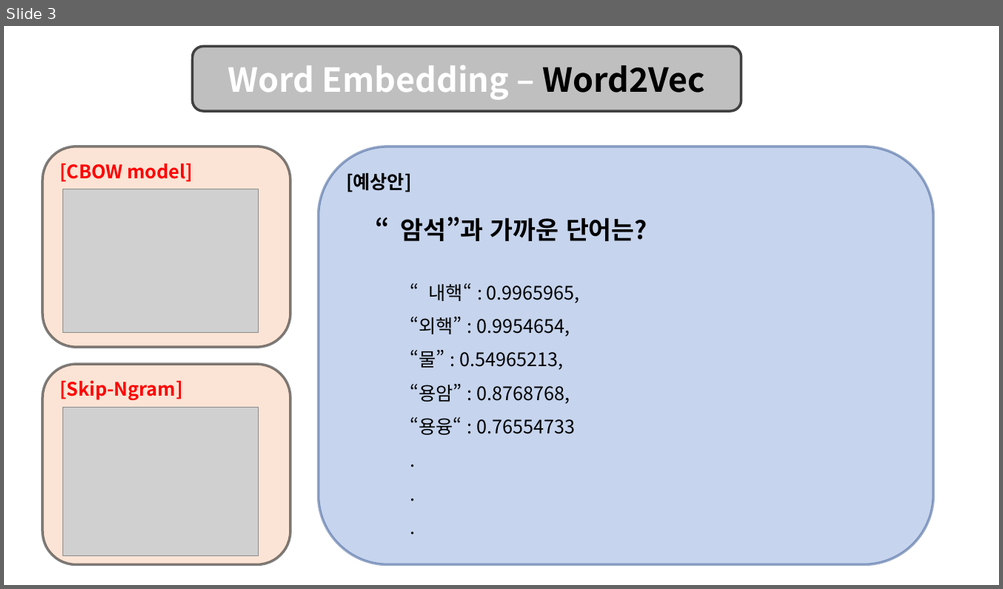
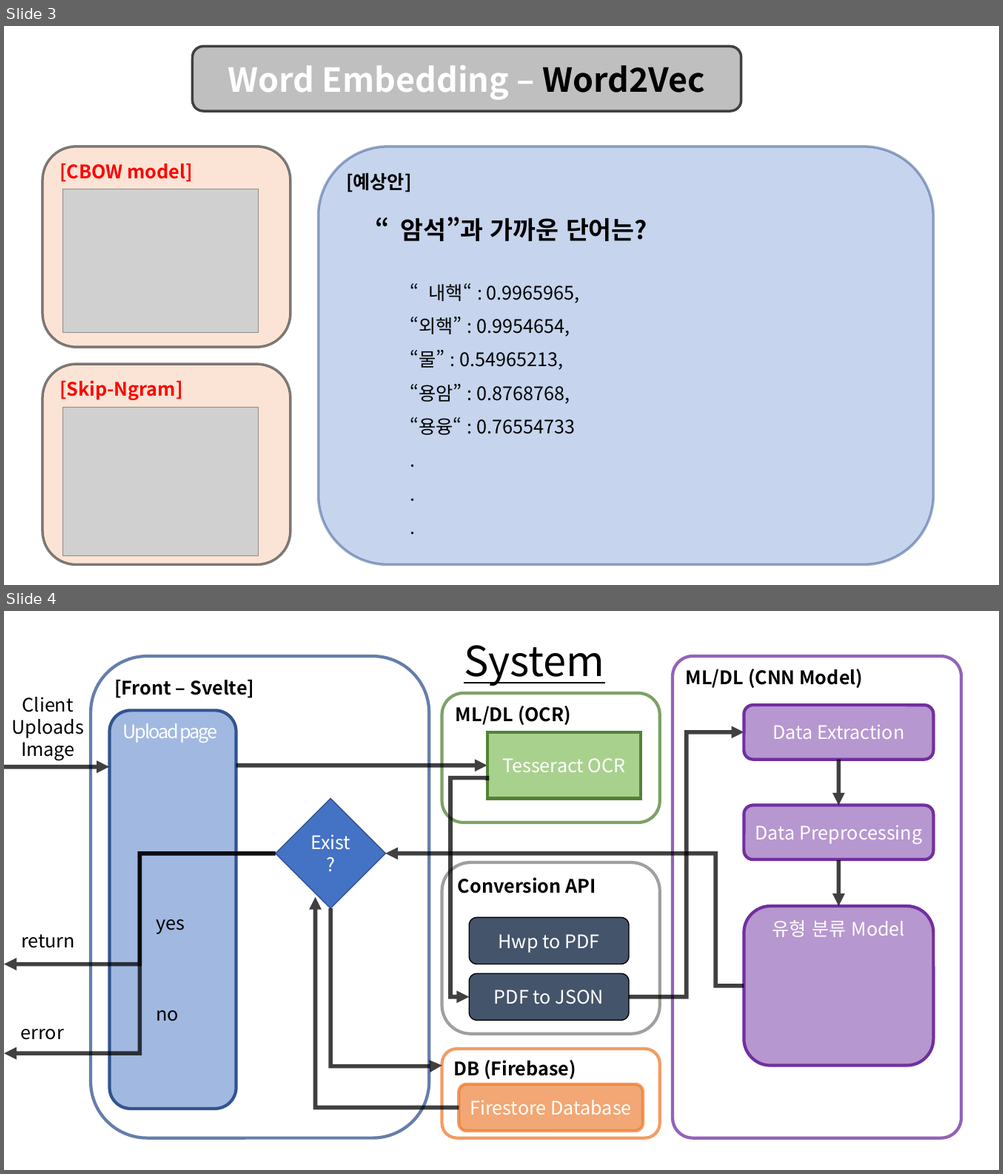
Before and after one commit to SHIMspacethere/EducationML-Project-Shim, a slide deck: material/설계도 - 모식도.pptx. Shown one above the other, each under a label of ours: slide 3 before the commit, slides 3 and 4 after it. The pictures are 1003x589 and 1003x1174 pixels, drawn with LibreOffice and Linux fonts; fonts in the diff are those of the drawing; grey boxes stand for pictures. Boxes give left, top, right and bottom in pixels: in the first picture for what was removed or moved away, otherwise in the second. Text is boxed around its words. In the diff, an @@ line names an element or a change of style, - is before the commit and + after.

```diff
--- a/material/설계도 - 모식도.pptx
+++ b/material/설계도 - 모식도.pptx
@@ slide 4 added at <box>4,611,999,1170</box>, background #FFFFFF @@
@@ text added at <box>464,645,604,686</box>, 40 pt, text #000000, underline @@
+System
@@ rounded rectangle added at <box>91,657,430,1139</box>, outline #325491 3 pt, 18 pt, text #000000, bold @@
+[Front – Svelte]
@@ rounded rectangle added at <box>672,657,962,1139</box>, outline #7030A0 3 pt, 18 pt, text #000000, bold @@
+ML/DL (CNN Model)
@@ text added at <box>12,697,84,761</box>, 18 pt, text #000000 @@
+Client
+Uploads
+Image
@@ rounded rectangle added at <box>442,693,660,823</box>, outline #548235 3 pt, 18 pt, text #000000, bold @@
+ML/DL (OCR)
@@ rounded rectangle added at <box>109,710,236,1109</box>, fill #4472C4 at 50% opacity, outline #325491 3 pt, 18 pt, text #FFFFFF @@
+Upload page
@@ rounded rectangle added at <box>743,705,933,760</box>, fill #7030A0 at 50% opacity, outline #7030A0 3 pt, 18 pt, text #FFFFFF @@
+Data Extraction
@@ rectangle added at <box>486,732,640,799</box>, fill #A9D18E, outline #548235 3 pt, 18 pt, text #FFFFFF @@
+Tesseract OCR
@@ elbow arrow added from (629, 997) to (743, 732), #000000 4 pt @@
@@ arrow added from (236, 766) to (486, 766), #000000 4 pt @@
@@ arrow added from (838, 760) to (838, 806), #000000 4 pt @@
@@ arrow added from (4, 767) to (109, 767), #000000 4 pt @@
@@ elbow arrow added from (486, 780) to (469, 997), #000000 4 pt @@
@@ diamond added at <box>276,799,385,908</box>, fill #4472C4, outline #325491 1 pt, 18 pt, text #FFFFFF @@
+Exist?
@@ rounded rectangle added at <box>743,806,933,860</box>, fill #7030A0 at 50% opacity, outline #7030A0 3 pt, 18 pt, text #FFFFFF @@
+Data Preprocessing
@@ elbow arrow added from (276, 854) to (4, 965), #000000 4 pt @@
@@ elbow arrow added from (276, 854) to (4, 1054), #000000 4 pt @@
@@ elbow arrow added from (743, 986) to (385, 854), #000000 4 pt @@
@@ rounded rectangle added at <box>442,863,660,1034</box>, outline #808080 3 pt, 18 pt, text #000000, bold @@
+Conversion API
@@ arrow added from (838, 860) to (838, 906), #000000 4 pt @@
@@ elbow arrow added from (458, 1108) to (315, 897), #000000 4 pt @@
@@ text added at <box>156,920,185,934</box>, 18 pt, text #000000 @@
+yes
@@ elbow arrow added from (331, 908) to (442, 1066), #000000 4 pt @@
@@ rounded rectangle added at <box>469,917,629,965</box>, fill #44546A, outline #000000 1 pt, 18 pt, text #FFFFFF @@
+Hwp to PDF
@@ rounded rectangle added at <box>743,906,933,1066</box>, fill #7030A0 at 50% opacity, outline #7030A0 3 pt, 18 pt, text #FFFFFF @@
+유형 분류 Model
@@ text added at <box>21,934,75,948</box>, 18 pt, text #000000 @@
+return
@@ rounded rectangle added at <box>469,974,629,1021</box>, fill #44546A, outline #000000 1 pt, 18 pt, text #FFFFFF @@
+PDF to JSON
@@ text added at <box>21,1029,64,1040</box>, 18 pt, text #000000 @@
+error
@@ text added at <box>156,1011,179,1022</box>, 18 pt, text #000000 @@
+no
@@ rounded rectangle added at <box>442,1049,660,1139</box>, outline #ED7D31 3 pt, 18 pt, text #000000, bold @@
+DB (Firebase)
@@ rounded rectangle added at <box>458,1085,643,1132</box>, fill #ED7D31 at 67% opacity, outline #ED7D31 3 pt, 18 pt, text #FFFFFF @@
+Firestore Database
```
Also in this commit, not shown: 1 other slide added, 1 slide removed, 4 other files.
